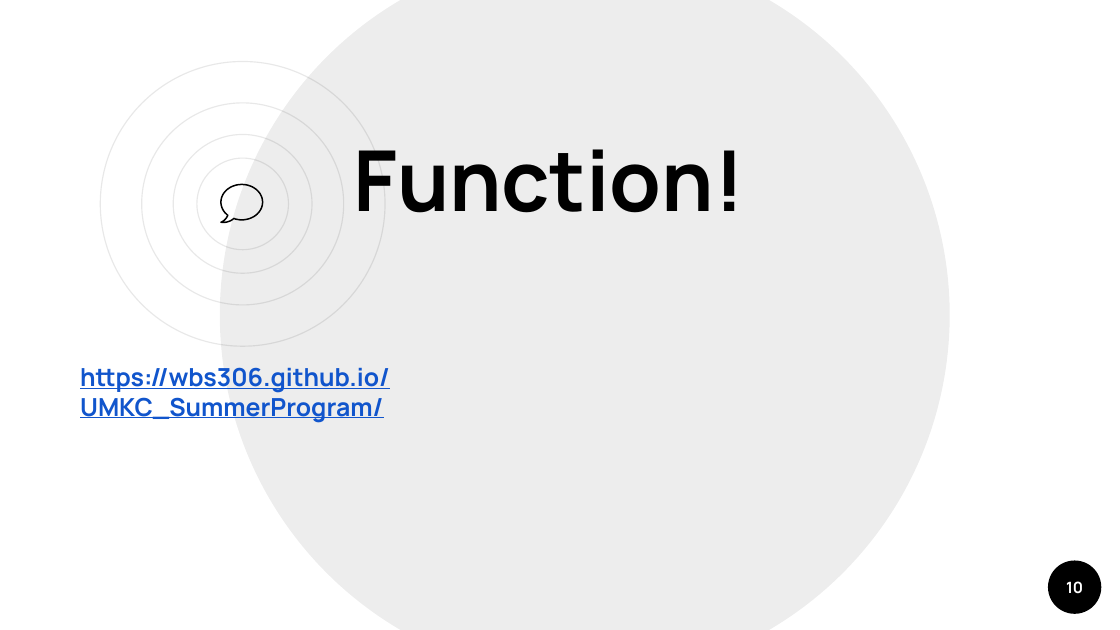
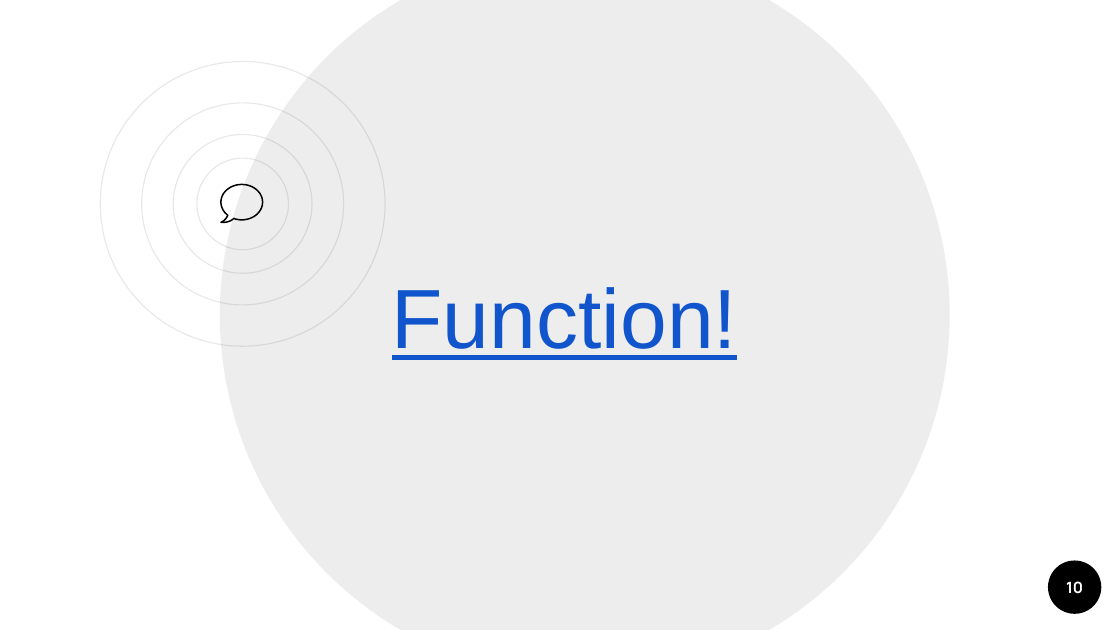
Before and after one commit to wbs306/UMKC_SummerProgram, a slide deck: slide 10 of SummerProgram presentation.pptx. Drawn at 1120x630 pixels with LibreOffice and Linux fonts; fonts in the diff are those of the drawing. Boxes give left, top, right and bottom in pixels: in the first picture for what was removed or moved away, otherwise in the second. Text is boxed around its words. In the diff, an @@ line names an element or a change of style, - is before the commit and + after.

Commit message:
Add files via upload
final ppt

```diff
--- a/SummerProgram presentation.pptx
+++ b/SummerProgram presentation.pptx
@@ title "Function!": place and size @@
-title "Function!" at box(353, 149, 744, 213)
+title "Function!" at box(392, 287, 737, 360)
@@ title "Function!" at box(392, 287, 737, 360): font Manrope to Arial, text colour #000000 to #1155CC, bold off, underline on @@
@@ subtitle removed at box(80, 367, 390, 423) @@
-https://wbs306.github.io/UMKC_SummerProgram/
```
Also in this commit, not shown: 2 other slides changed.
